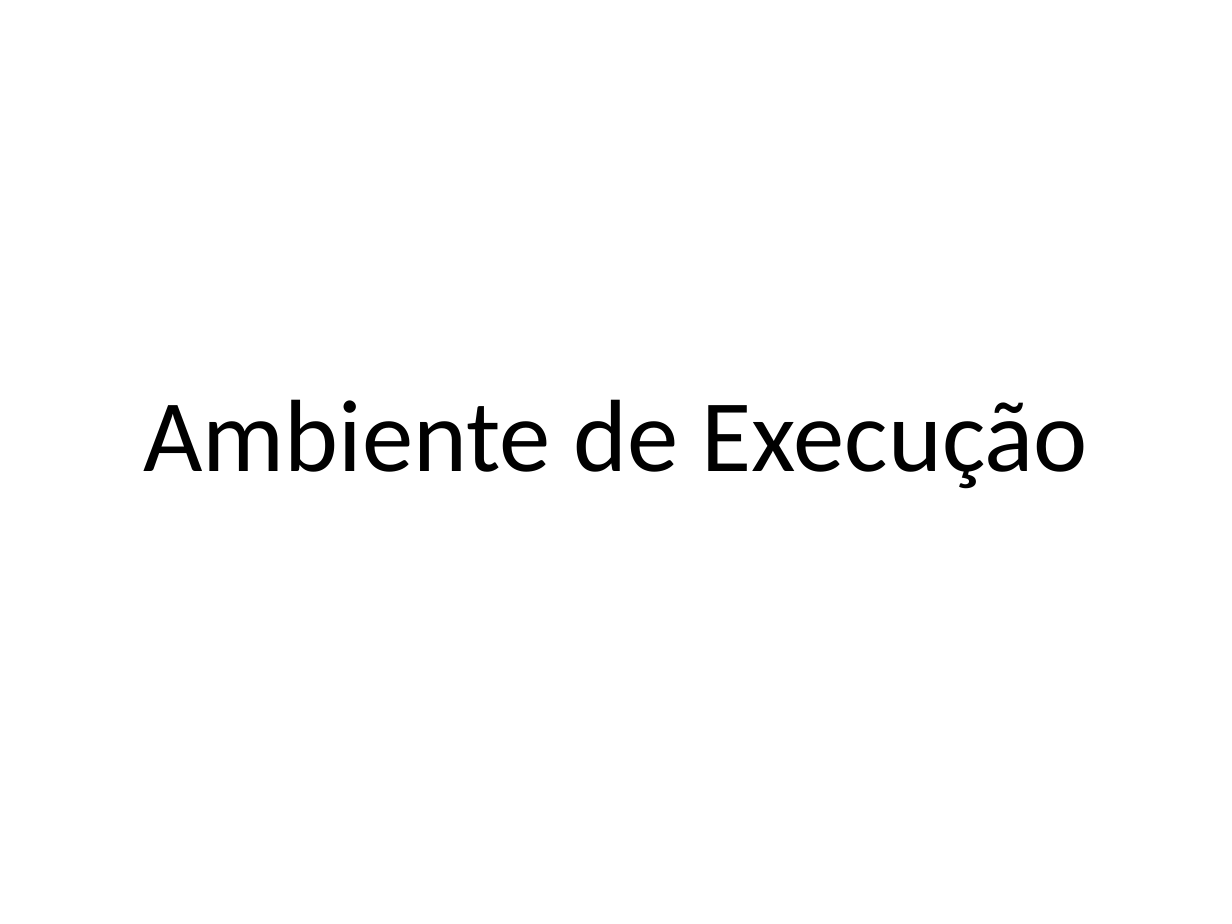
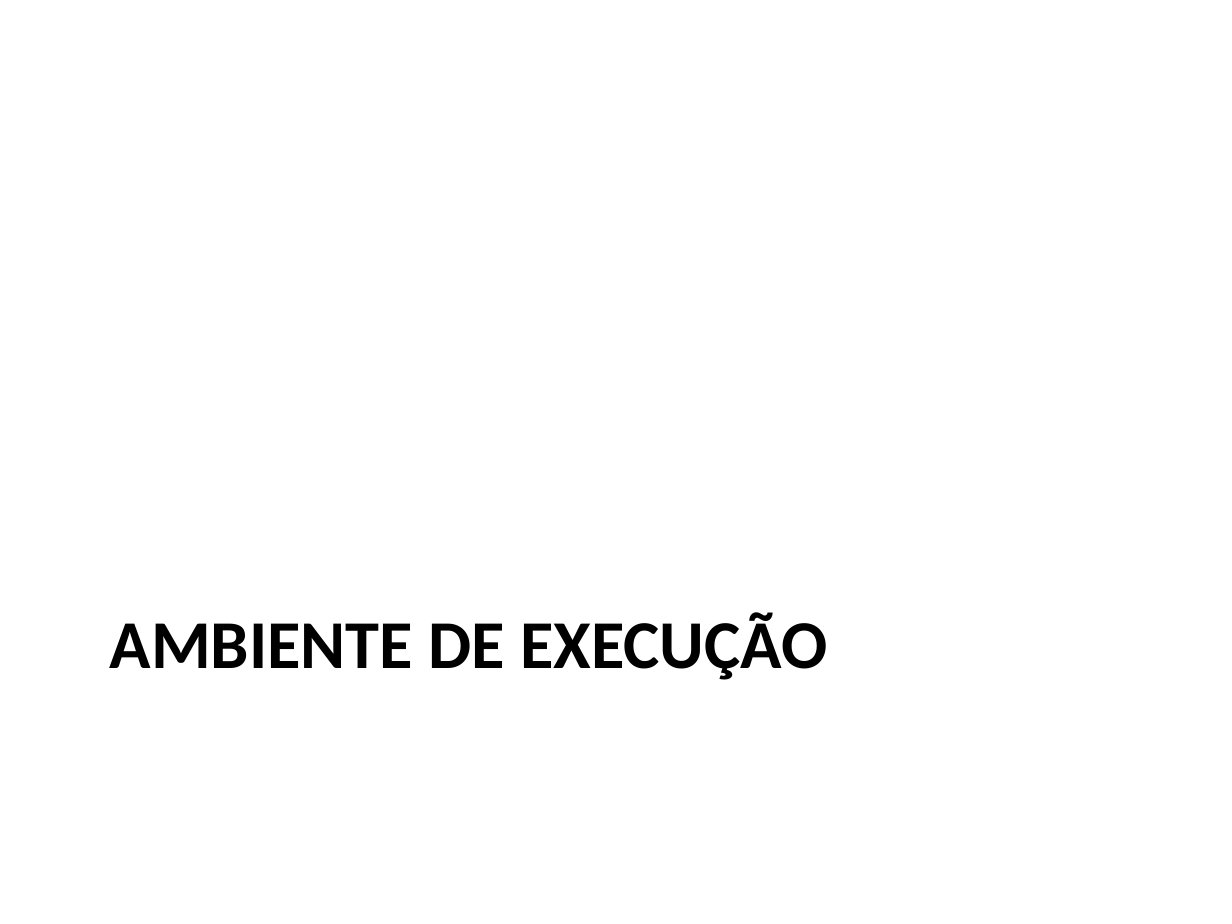
Before and after one commit to damorim/compilers-cin, a slide deck: slide 1 of slides-aulas/ambiente-exec-e-geracao-codigo.pptx. Drawn at 1232x924 pixels with LibreOffice and Linux fonts; fonts in the diff are those of the drawing. Boxes give left, top, right and bottom in pixels: in the first picture for what was removed or moved away, otherwise in the second. Text is boxed around its words. In the diff, an @@ line names an element or a change of style, - is before the commit and + after.

```diff
--- a/slides-aulas/ambiente-exec-e-geracao-codigo.pptx
+++ b/slides-aulas/ambiente-exec-e-geracao-codigo.pptx
@@ title "AMBIENTE DE EXECUÇÃO" at [110, 612, 827, 680]: vertical alignment middle to top @@
@@ title at [110, 612, 827, 680]: text changed; size 60 to 40 pt; bold on @@
-Ambiente de Execução
+AMBIENTE DE EXECUÇÃO
```
Also in this commit, not shown: 3 other slides changed, 2 slides removed, 1 other file.
